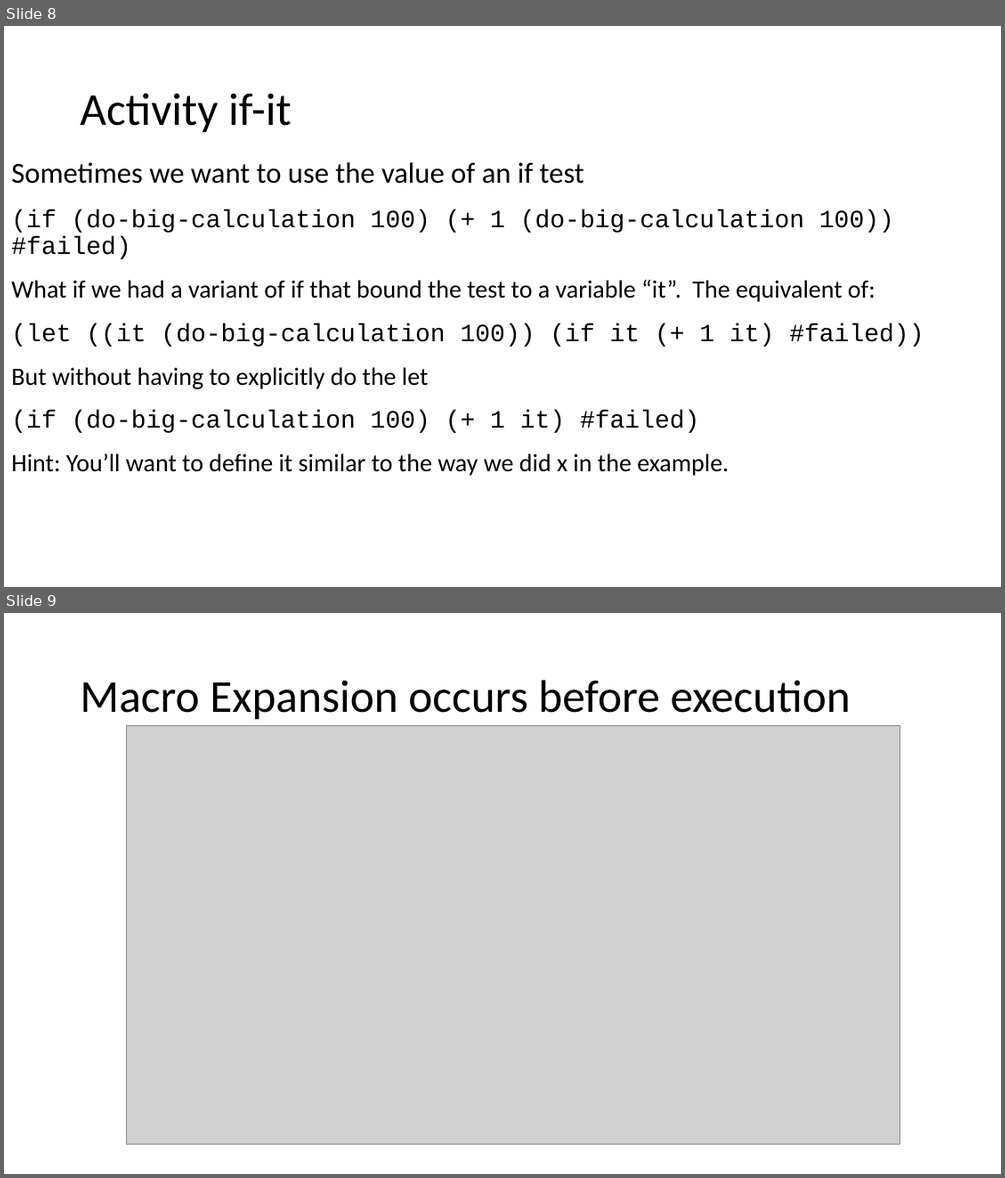
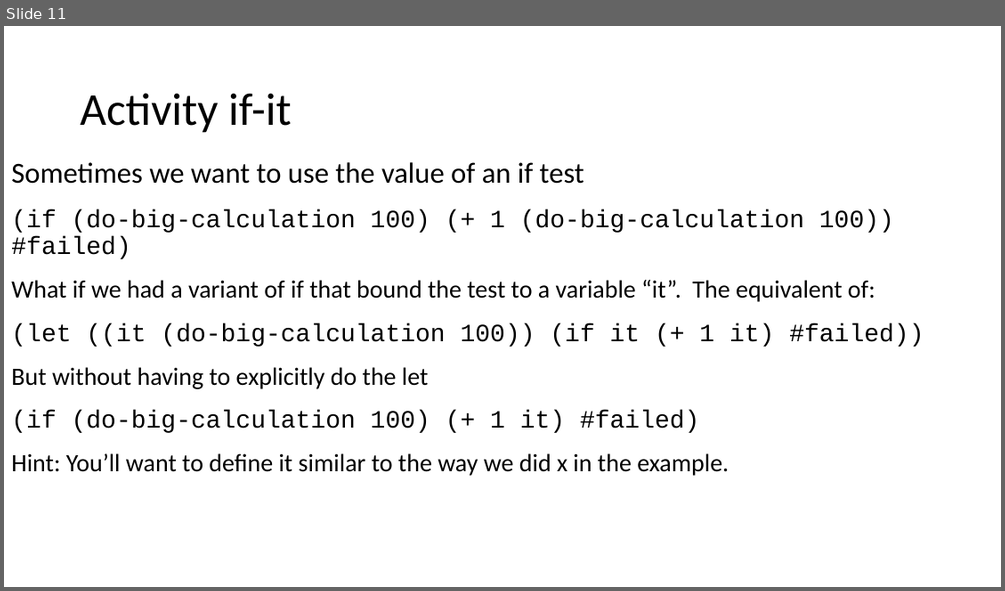
Before and after one commit to RHIT-CSSE/csse304, a slide deck: ClassMaterials/Macros2/Macros 2.pptx. Shown one above the other, each under a label of ours: slides 8 and 9 before the commit, slide 11 after it. The pictures are 1005x1178 and 1005x591 pixels, drawn with LibreOffice and Linux fonts; fonts in the diff are those of the drawing; grey boxes stand for pictures. Boxes give left, top, right and bottom in pixels: in the first picture for what was removed or moved away, otherwise in the second. Text is boxed around its words. In the diff, an @@ line names an element or a change of style, - is before the commit and + after.

Commit message:
moving stuff between macro assignments

```diff
--- a/ClassMaterials/Macros2/Macros 2.pptx
+++ b/ClassMaterials/Macros2/Macros 2.pptx
@@ slide 9 removed at (4,613,1001,1174), background #FFFFFF @@
@@ title removed at (80,680,850,720) @@
-Macro Expansion occurs before execution
@@ picture removed at (127,726,900,1144) @@
@@ what was slide 8 is now slide 11 @@
```
Also in this commit, not shown: 3 slides added, 3 other slides removed, 5 other files.
